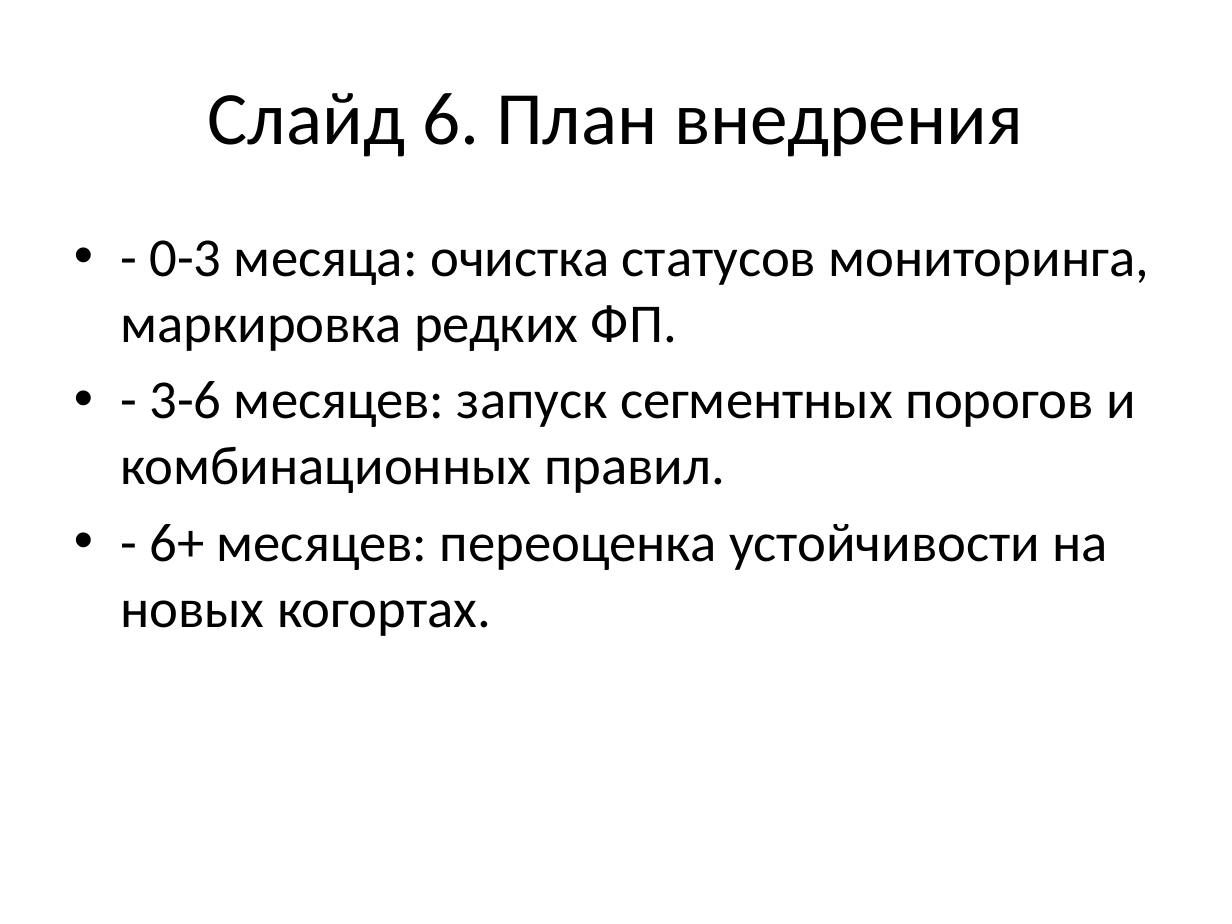
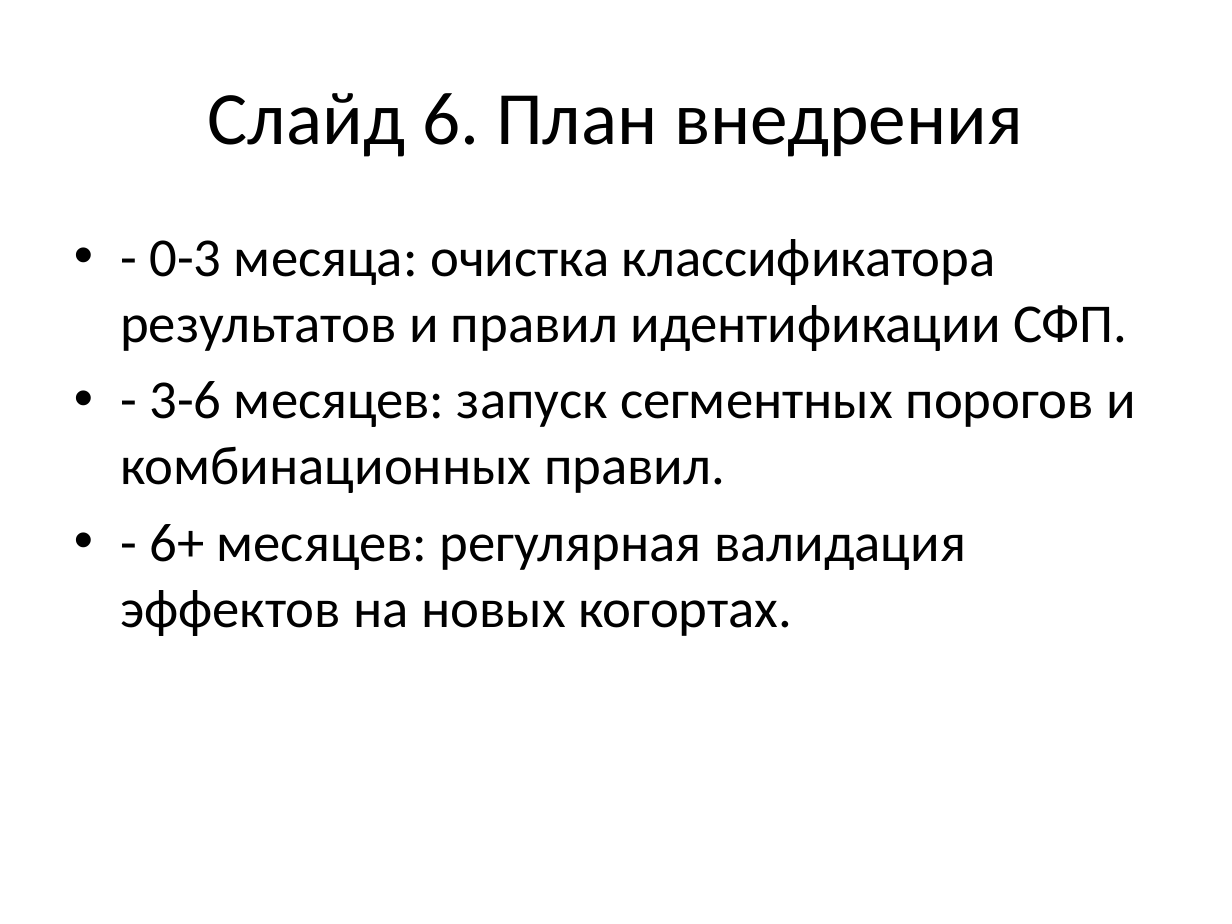
Before and after one commit to Crypt0head/sql_test, a slide deck: slide 6 of fp_sfp_presentation_ultra_short.pptx. Drawn at 1232x924 pixels with LibreOffice and Linux fonts; fonts in the diff are those of the drawing. Boxes give left, top, right and bottom in pixels: in the first picture for what was removed or moved away, otherwise in the second. Text is boxed around its words. In the diff, an @@ line names an element or a change of style, - is before the commit and + after.

```diff
--- a/fp_sfp_presentation_ultra_short.pptx
+++ b/fp_sfp_presentation_ultra_short.pptx
@@ text at [120, 239, 1127, 351]: text changed @@
-• - 0-3 месяца: очистка статусов мониторинга, маркировка редких ФП.
+• - 0-3 месяца: очистка классификатора результатов и правил идентификации СФП.
@@ text at [120, 524, 966, 636]: text changed @@
-• - 6+ месяцев: переоценка устойчивости на новых когортах.
+• - 6+ месяцев: регулярная валидация эффектов на новых когортах.
```
Also in this commit, not shown: 6 other slides changed, 1 other file.
